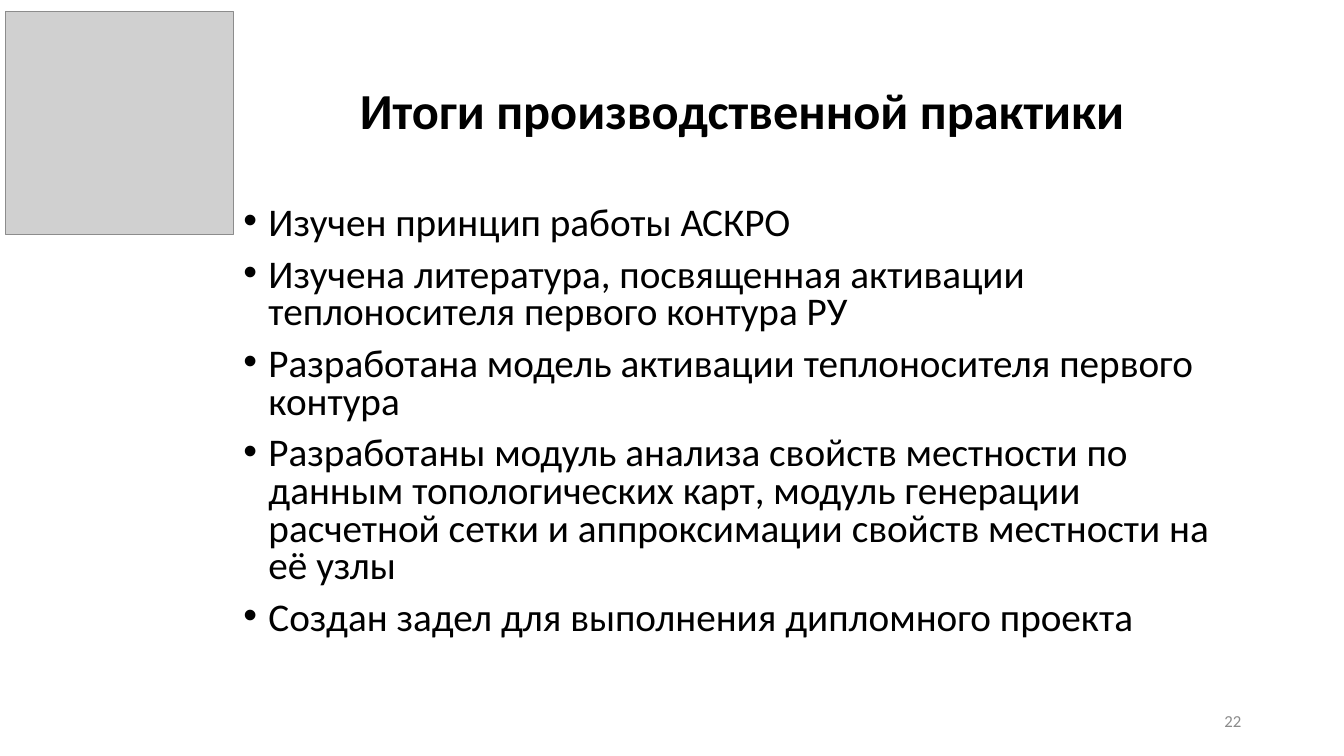
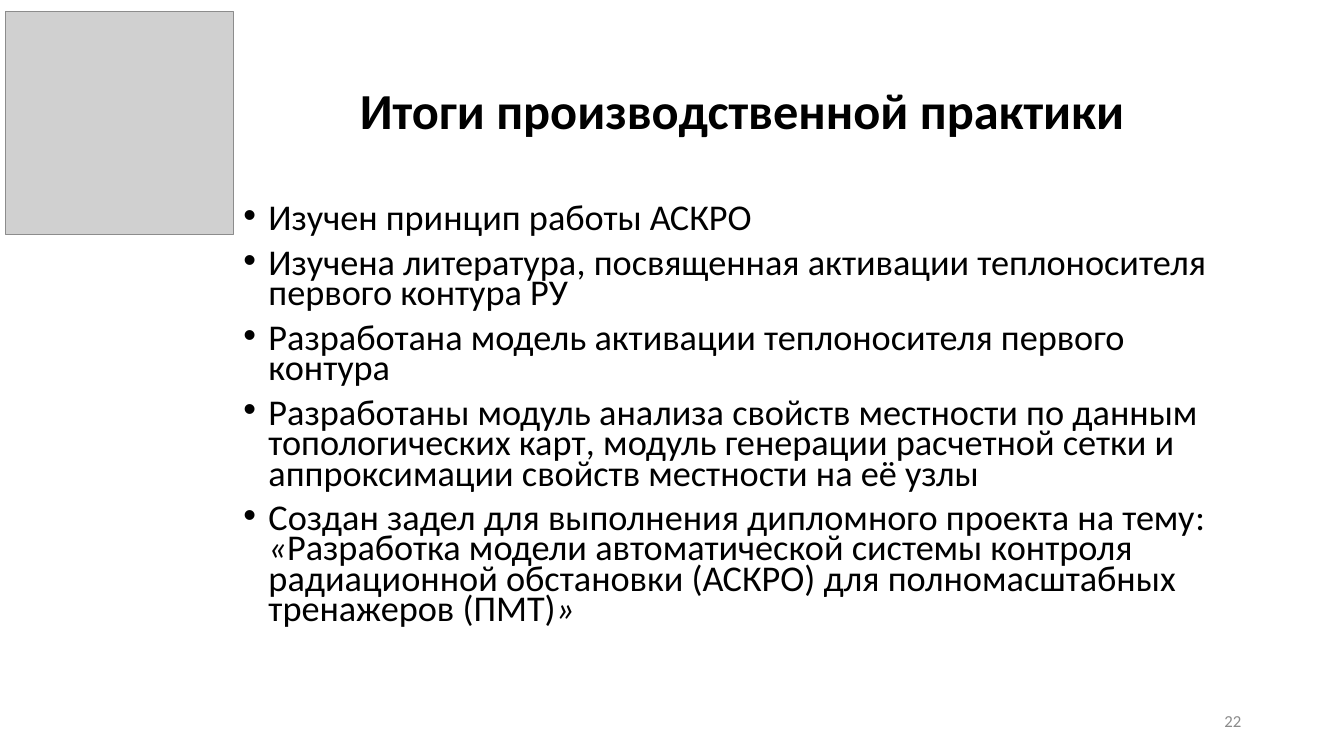
Before and after one commit to GolovPavel/diploma_golov, a slide deck: slide 22 of practice/presentation/practice.pptx. Drawn at 1344x756 pixels with LibreOffice and Linux fonts; fonts in the diff are those of the drawing; grey boxes stand for pictures. Boxes give left, top, right and bottom in pixels: in the first picture for what was removed or moved away, otherwise in the second. Text is boxed around its words. In the diff, an @@ line names an element or a change of style, - is before the commit and + after.

```diff
--- a/practice/presentation/practice.pptx
+++ b/practice/presentation/practice.pptx
@@ text at (268, 205, 1206, 492): size 28 to 25.9 pt in "Изучен принцип работы АСКРО", "Изучена литература, посвященная активации теплоносителя перв ...", "Разработана модель активации теплоносителя первого контура", "Разработаны модуль анализа свойств местности по данным ..."; line spacing 0.8 to 0.7 @@
@@ text at (268, 506, 1205, 627): text changed; size 28 to 25.9 pt @@
-• Создан задел для выполнения дипломного проекта
+• Создан задел для выполнения дипломного проекта на тему: «Разработка модели автоматической системы контроля радиационной обстановки (АСКРО) для полномасштабных тренажеров (ПМТ)»
```
Also in this commit, not shown: 6 other slides changed, 2 other files.
